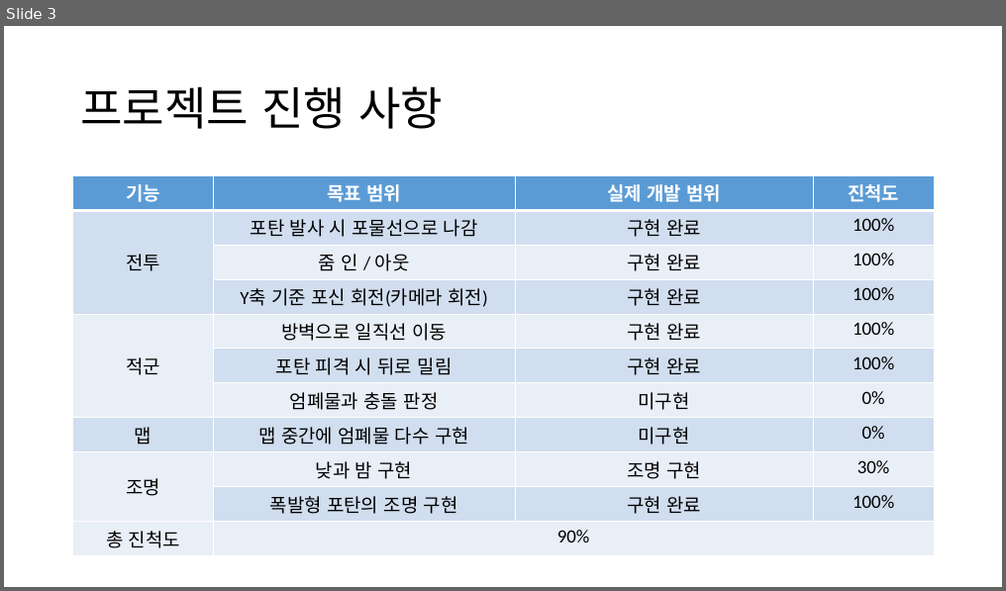
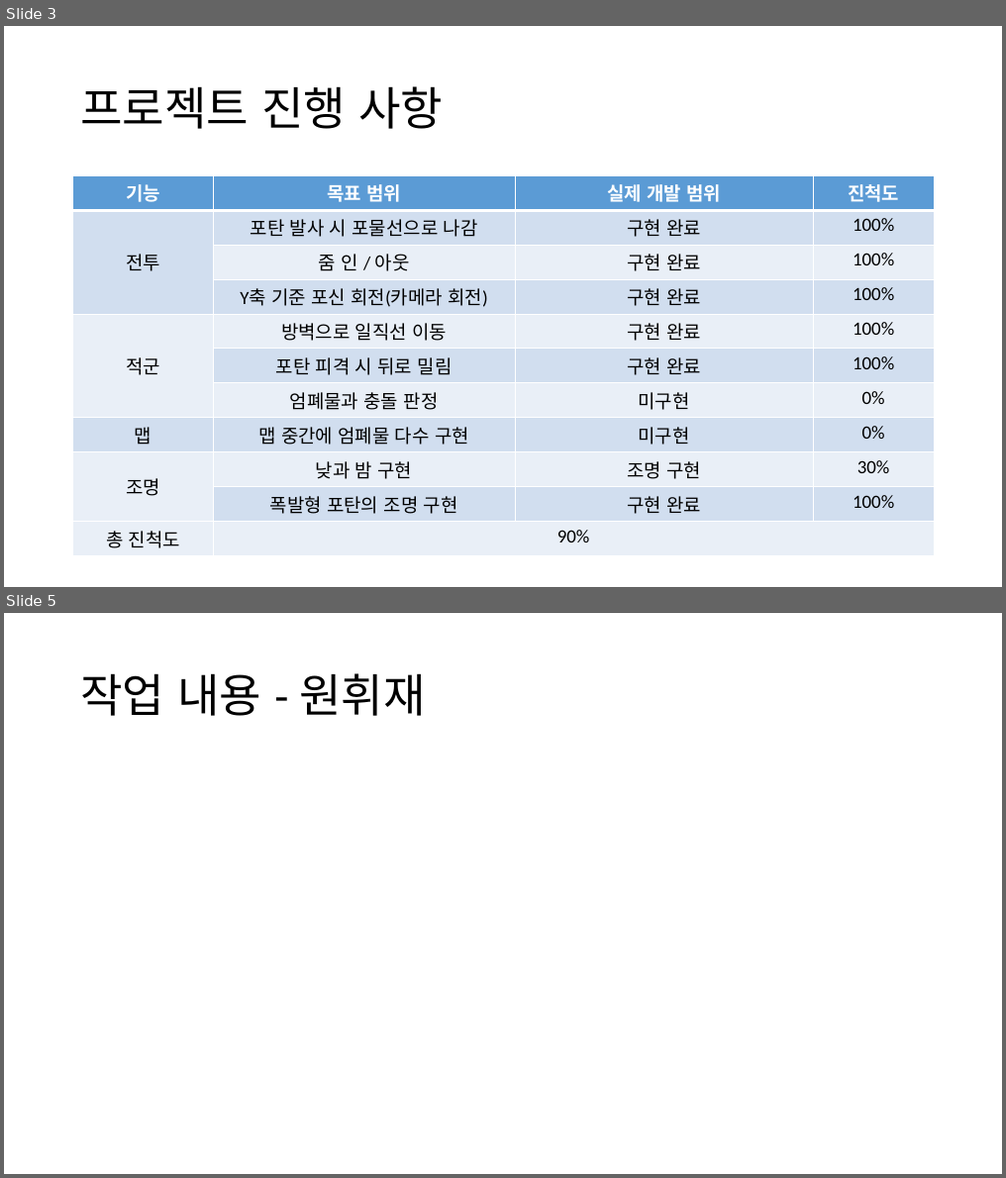
Before and after one commit to pcremnant/Computer-Graphics-Term-Project, a slide deck: 개발 결과 보고서.pptx. Shown one above the other, each under a label of ours: slide 3 before the commit, slides 3 and 5 after it; the slides between them are not shown. The pictures are 1006x591 and 1006x1178 pixels, drawn with LibreOffice and Linux fonts; fonts in the diff are those of the drawing. Boxes give left, top, right and bottom in pixels: in the first picture for what was removed or moved away, otherwise in the second. Text is boxed around its words. In the diff, an @@ line names an element or a change of style, - is before the commit and + after.

```diff
--- a/개발 결과 보고서.pptx
+++ b/개발 결과 보고서.pptx
@@ slide 5 added at (4, 613, 1002, 1174), background #FFFFFF @@
@@ title added at (80, 673, 425, 716), 44 pt, text #000000 @@
+작업 내용 - 원휘재
```
Also in this commit, not shown: 4 slides changed, 1 other slide added, 1 other file.
